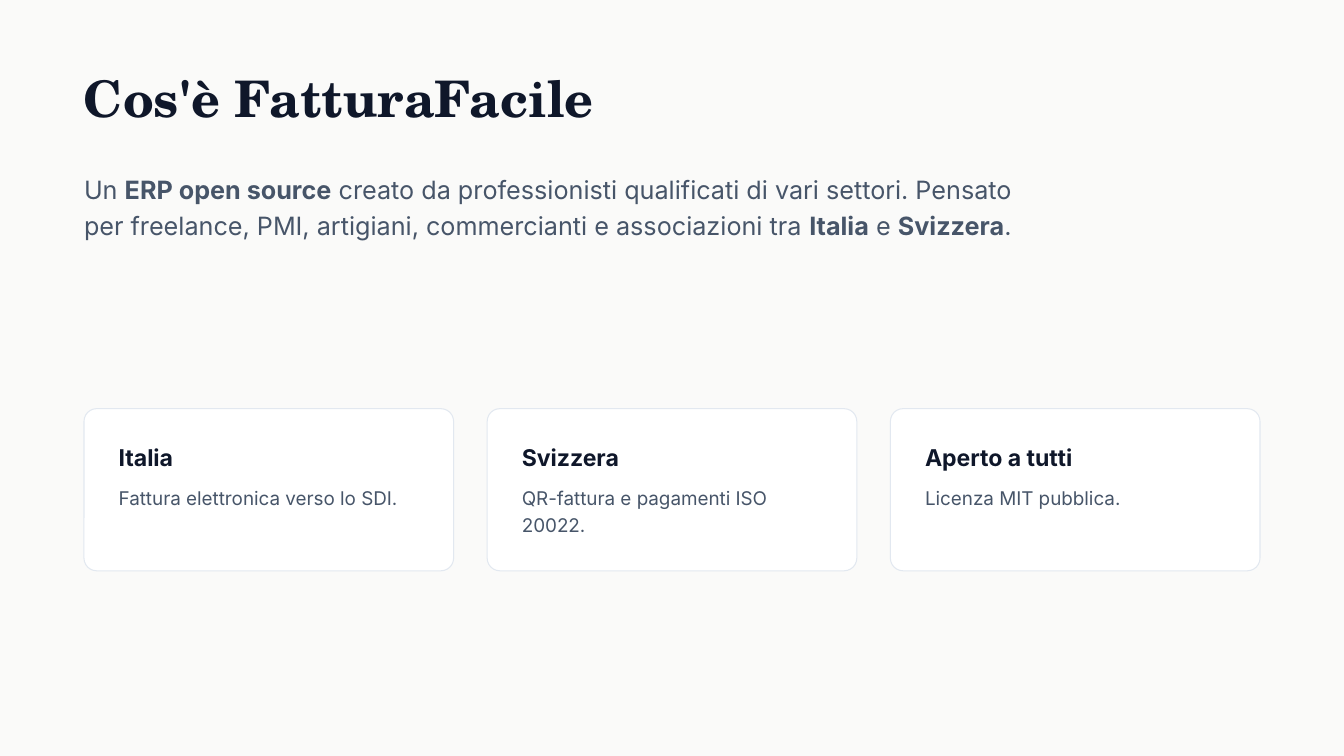
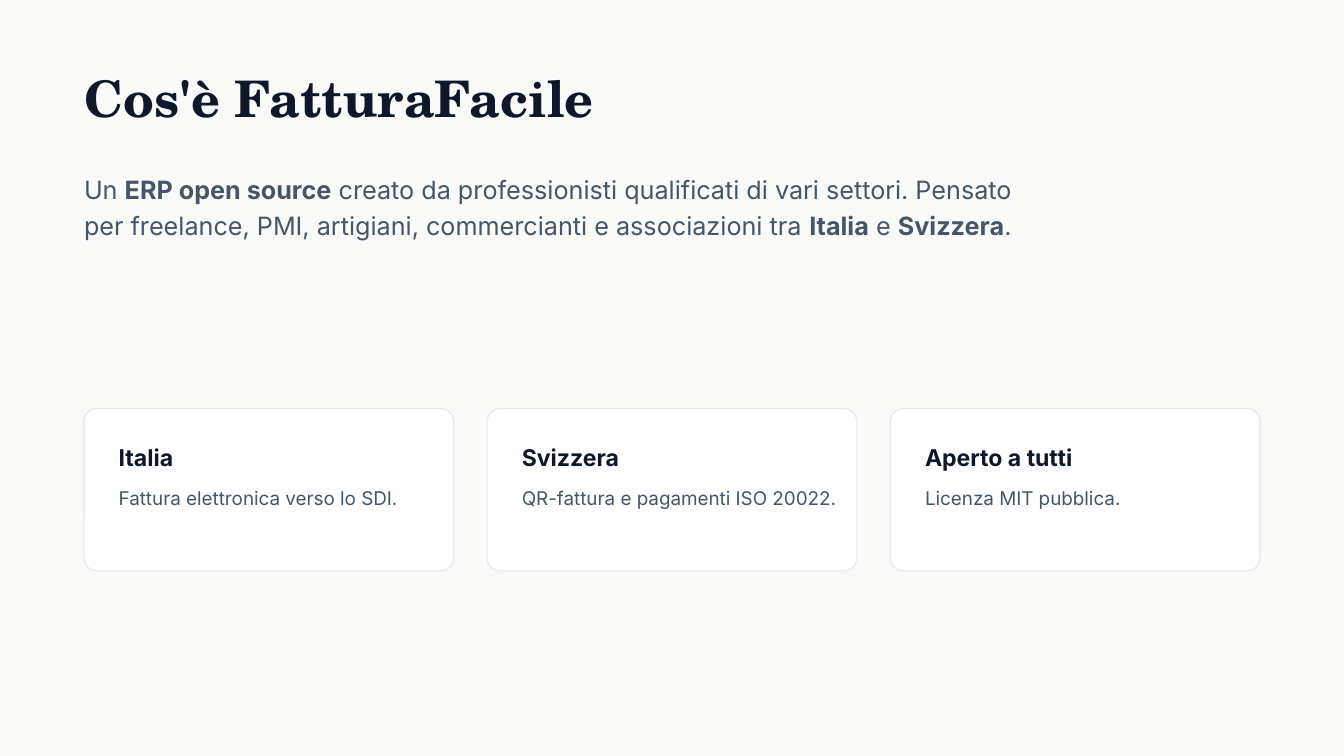
Before and after one commit to FatturaFacile/assets, a slide deck: slide 2 of docs/FatturaFacile - Il progetto e come contribuire/FatturaFacile - Il progetto e come contribuire.pptx. Drawn at 1344x756 pixels with LibreOffice and Linux fonts; fonts in the diff are those of the drawing. Boxes give left, top, right and bottom in pixels: in the first picture for what was removed or moved away, otherwise in the second. Text is boxed around its words. In the diff, an @@ line names an element or a change of style, - is before the commit and + after.

```diff
--- a/docs/FatturaFacile - Il progetto e come contribuire/FatturaFacile - Il progetto e come contribuire.pptx
+++ b/docs/FatturaFacile - Il progetto e come contribuire/FatturaFacile - Il progetto e come contribuire.pptx
@@ text "QR-fattura e pagamenti ISO 20022." rewrapped from <box>522,490,768,532</box> to <box>522,490,836,509</box> @@
```
Also in this commit, not shown: 17 other slides changed, 5 other files.
